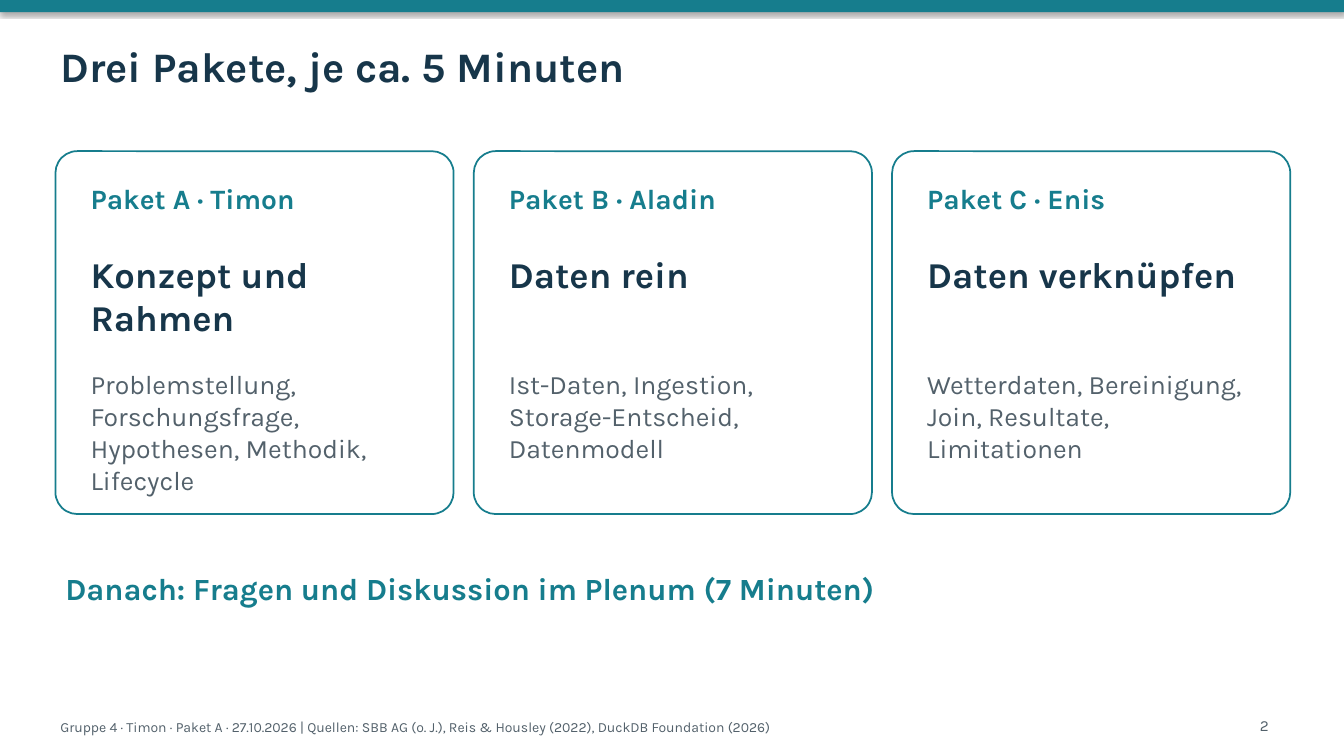
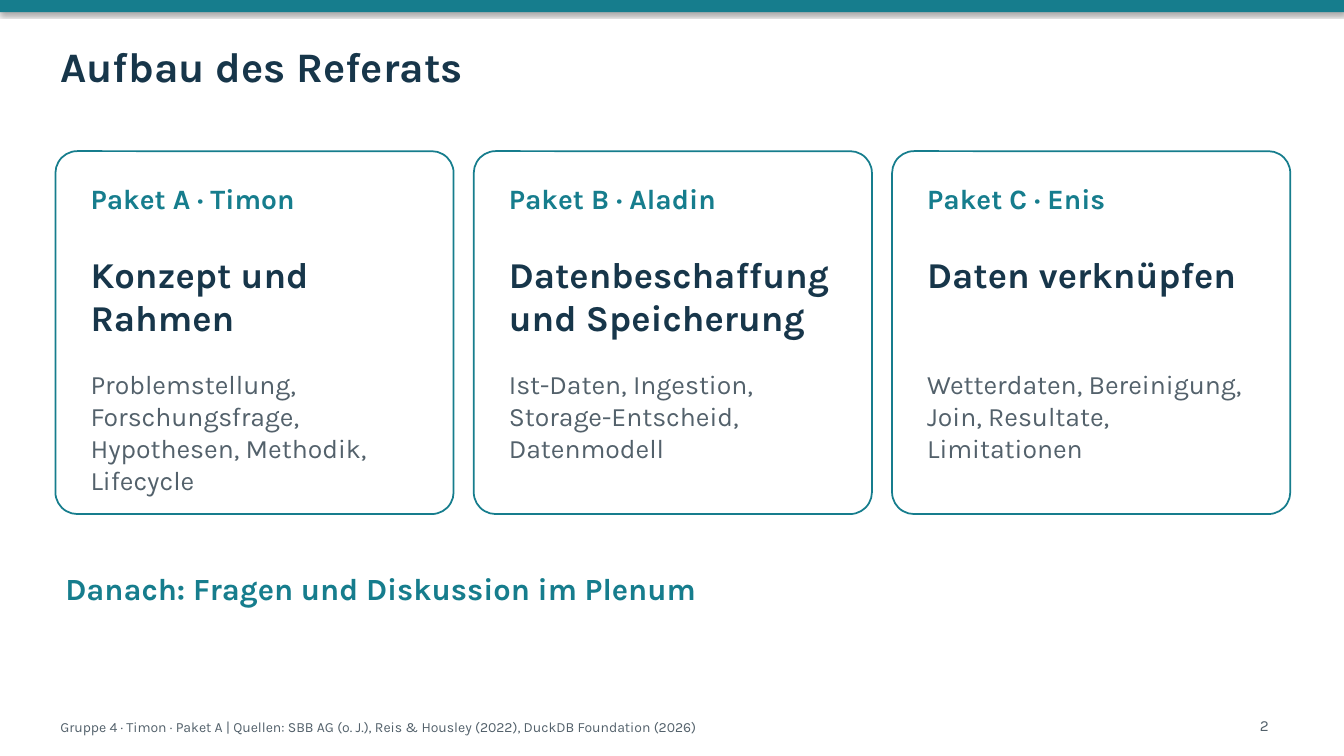
Before and after one commit to zeitmann/oev-wetter, a slide deck: slide 2 of docs/präsentation/folien_paket_a.pptx. Drawn at 1344x756 pixels with LibreOffice and Linux fonts; fonts in the diff are those of the drawing. Boxes give left, top, right and bottom in pixels: in the first picture for what was removed or moved away, otherwise in the second. Text is boxed around its words. In the diff, an @@ line names an element or a change of style, - is before the commit and + after.

```diff
--- a/docs/präsentation/folien_paket_a.pptx
+++ b/docs/präsentation/folien_paket_a.pptx
@@ text at [60,53,463,83]: text changed @@
-Drei Pakete, je ca. 5 Minuten
+Aufbau des Referats
@@ text at [509,262,829,340]: text changed @@
-Daten rein
+Datenbeschaffung und Speicherung
@@ text at [65,578,696,607]: text changed @@
-Danach: Fragen und Diskussion im Plenum (7 Minuten)
+Danach: Fragen und Diskussion im Plenum
@@ text at [60,722,696,736]: text changed @@
-Gruppe 4 · Timon · Paket A · 27.10.2026 | Quellen: SBB AG (o. J.), Reis & Housley (2022), DuckDB Foundation (2026)
+Gruppe 4 · Timon · Paket A | Quellen: SBB AG (o. J.), Reis & Housley (2022), DuckDB Foundation (2026)
```
Also in this commit, not shown: 7 other slides changed, 15 other files.
